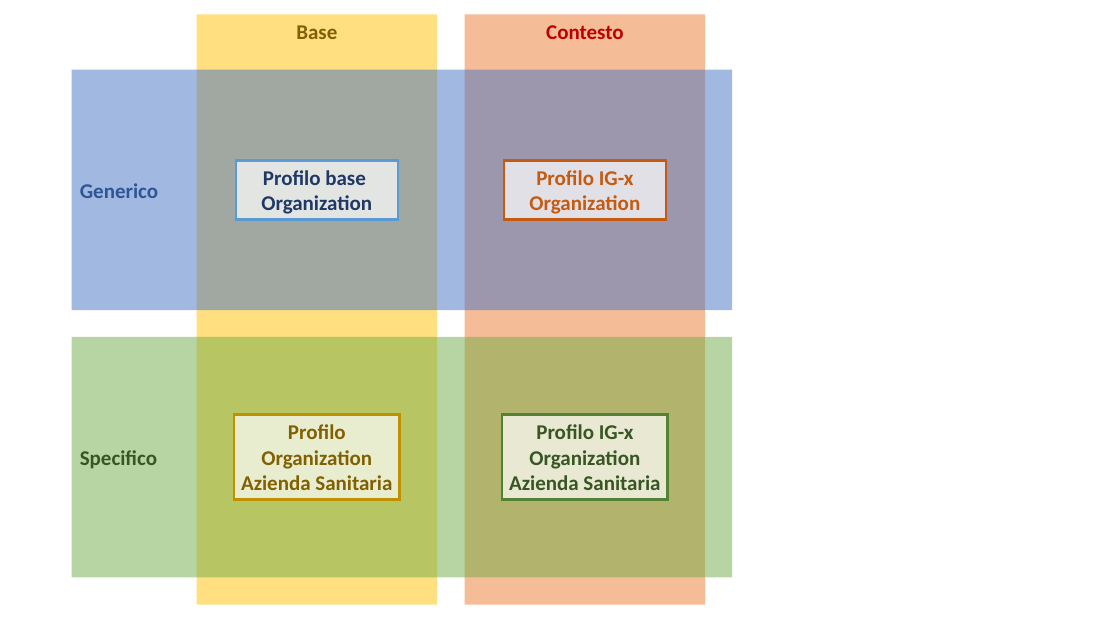
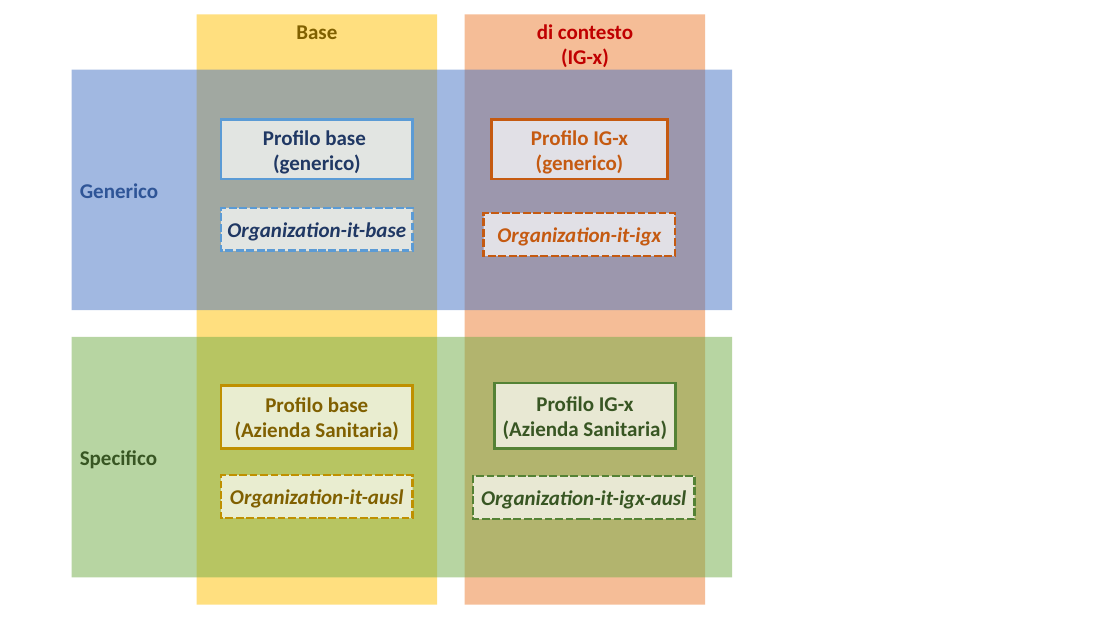
Before and after one commit to hl7-it/base, a slide deck: slide 5 of input/images-source/it-base.pptx. Drawn at 1120x630 pixels with LibreOffice and Linux fonts; fonts in the diff are those of the drawing. Boxes give left, top, right and bottom in pixels: in the first picture for what was removed or moved away, otherwise in the second. Text is boxed around its words. In the diff, an @@ line names an element or a change of style, - is before the commit and + after.

```diff
--- a/input/images-source/it-base.pptx
+++ b/input/images-source/it-base.pptx
@@ text in rectangle at [537, 24, 633, 71]: text changed @@
-Contesto
+di contesto
+(IG-x)
@@ vertical alignment top to middle in 4 elements at [495, 383, 676, 449], [492, 120, 668, 180], [221, 386, 413, 449], [221, 120, 413, 180] @@
@@ rectangle "Profilo base": place and size @@
-rectangle "Profilo base" at [236, 160, 398, 220]
+rectangle "Profilo base" at [221, 120, 413, 180]
@@ rectangle "Profilo IG-x": place and size @@
-rectangle "Profilo IG-x" at [504, 160, 666, 220]
+rectangle "Profilo IG-x" at [492, 120, 668, 180]
@@ text in rectangle at [273, 154, 361, 174]: text changed @@
-Organization
+(generico)
@@ text in rectangle at [536, 154, 624, 174]: text changed @@
-Organization
+(generico)
@@ rectangle added at [221, 208, 413, 250], fill #FFFFFF at 70% opacity, outline #5B9BD5 2.25 pt dashed, 18 pt, text #203864, bold, italic @@
+Organization-it-base
@@ rectangle added at [484, 213, 676, 256], fill #FFFFFF at 70% opacity, outline #C55A11 2.25 pt dashed, 18 pt, text #C55A11, bold, italic @@
+Organization-it-igx
@@ rectangle "Profilo base": place and size @@
-rectangle "Profilo base" at [234, 415, 400, 500]
+rectangle "Profilo base" at [221, 386, 413, 449]
@@ rectangle "Profilo IG-x": place and size @@
-rectangle "Profilo IG-x" at [502, 415, 668, 500]
+rectangle "Profilo IG-x" at [495, 383, 676, 449]
@@ text in rectangle at [235, 397, 399, 440]: text changed @@
-Profilo
-Organization
-Azienda Sanitaria
+Profilo base
+(Azienda Sanitaria)
@@ text in rectangle at [503, 420, 667, 439]: text changed @@
-Organization
-Azienda Sanitaria
+(Azienda Sanitaria)
@@ rectangle added at [221, 476, 413, 518], fill #FFFFFF at 70% opacity, outline #BF9000 2.25 pt dashed, 18 pt, text #806000, bold, italic @@
+Organization-it-ausl
@@ rectangle added at [473, 476, 695, 519], fill #FFFFFF at 70% opacity, outline #548235 2.25 pt dashed, 18 pt, text #385723, bold, italic @@
+Organization-it-igx-ausl
```
Also in this commit, not shown: 1 other slide changed, 49 other files.
